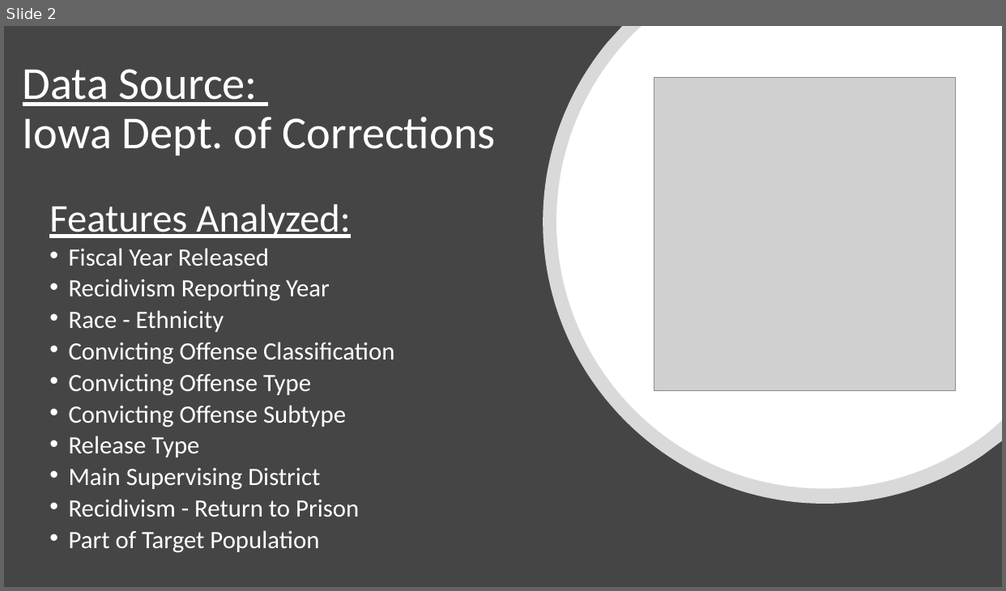
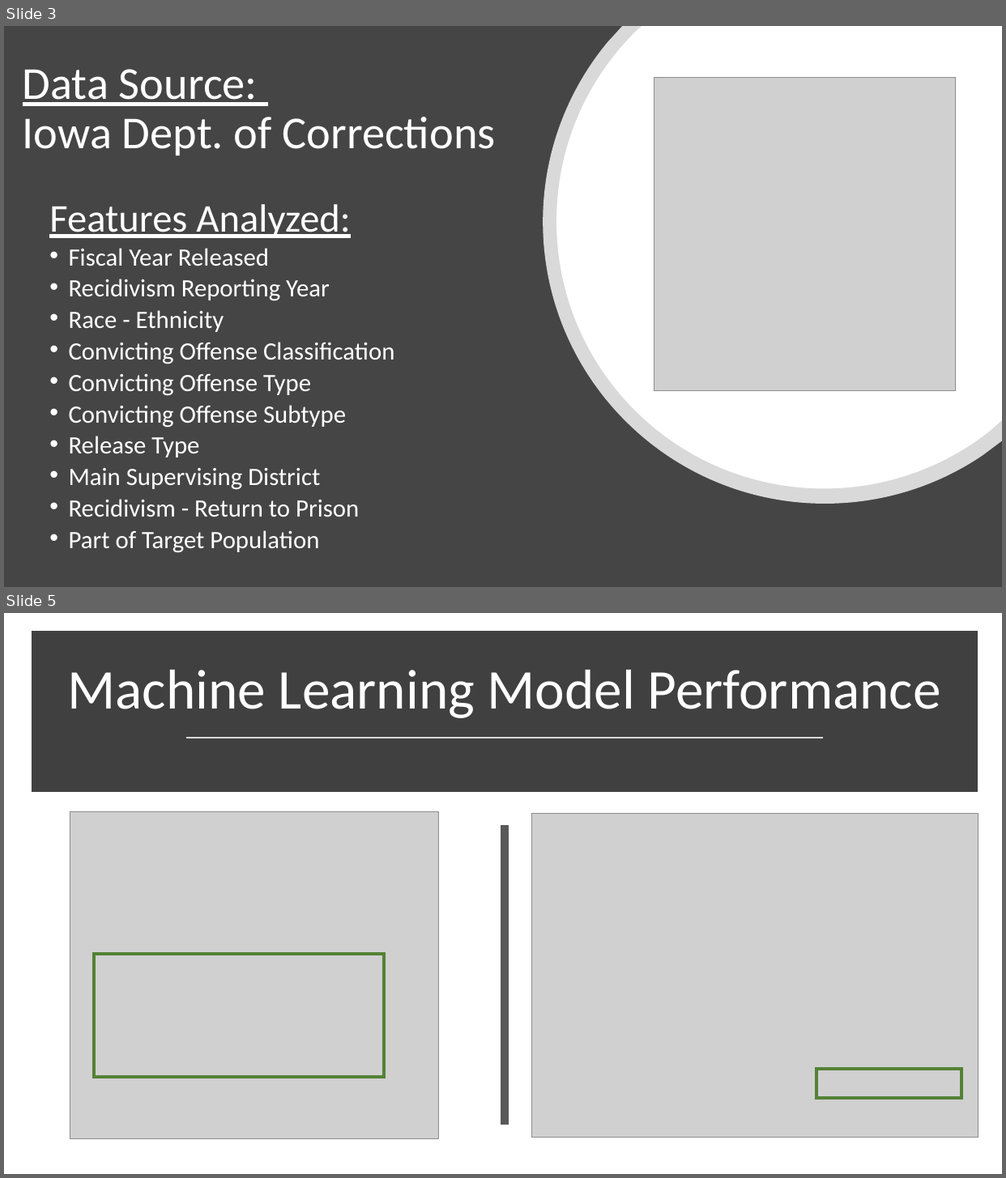
Before and after one commit to jirvingphd/iowa-prisoner-recidivism-mod-3-project, a slide deck: Predicting Recidivism in Released Prisoner in Iowa.pptx. Shown one above the other, each under a label of ours: slide 2 before the commit, slides 3 and 5 after it; the slides between them are not shown. The pictures are 1006x591 and 1006x1178 pixels, drawn with LibreOffice and Linux fonts; fonts in the diff are those of the drawing; grey boxes stand for pictures. Boxes give left, top, right and bottom in pixels: in the first picture for what was removed or moved away, otherwise in the second. Text is boxed around its words. In the diff, an @@ line names an element or a change of style, - is before the commit and + after.

```diff
--- a/Predicting Recidivism in Released Prisoner in Iowa.pptx
+++ b/Predicting Recidivism in Released Prisoner in Iowa.pptx
@@ slide 5 added at [4, 613, 1002, 1174], background #FFFFFF @@
@@ rectangle added at [36, 636, 973, 787], fill #404040, outline #404040 10 pt @@
@@ title added at [68, 670, 941, 718], 54 pt, text #FFFFFF @@
+Machine Learning Model Performance
@@ line added from (187, 737) to (823, 737), #D9D9D9 1.75 pt @@
@@ picture added at [70, 811, 439, 1139] @@
@@ line added from (505, 825) to (505, 1125), #595959 8 pt @@
@@ picture added at [532, 814, 978, 1138] @@
@@ rectangle added at [94, 954, 384, 1077], outline #548235 3 pt @@
@@ rectangle added at [817, 1070, 962, 1099], outline #548235 3 pt @@
@@ what was slide 2 is now slide 3 @@
```
Also in this commit, not shown: 1 slide changed, 4 other slides added, 1 slide removed, 13 other files.
